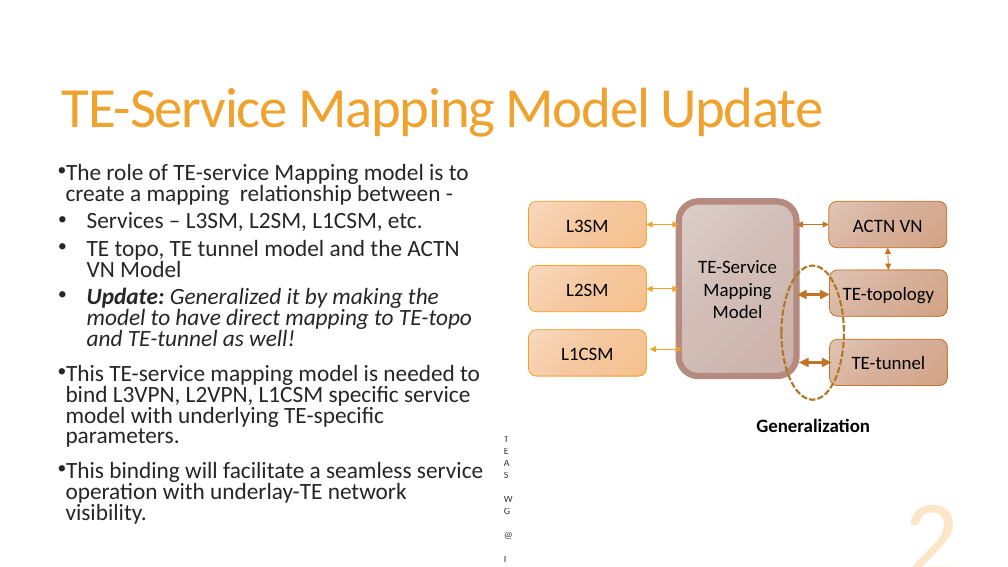
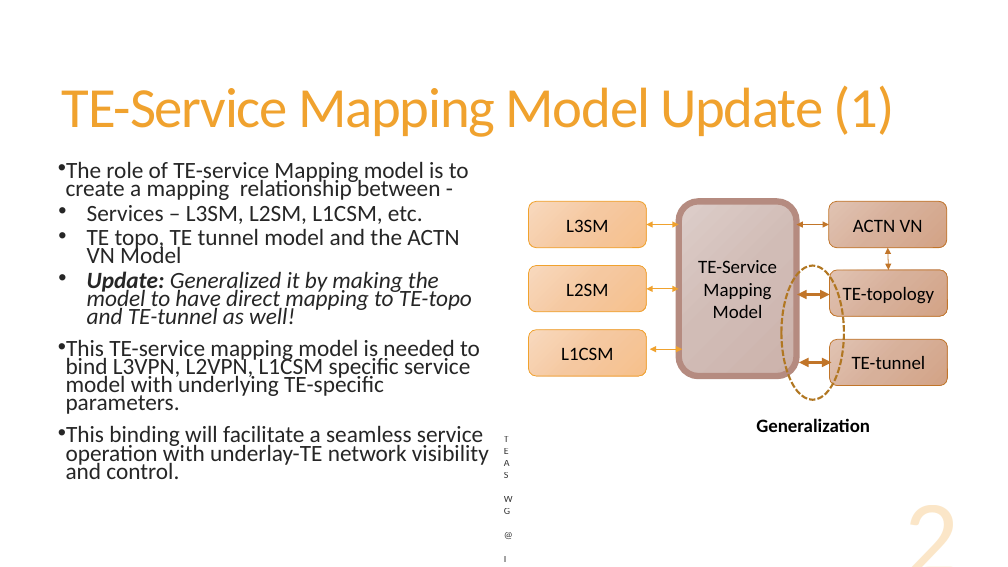
Before and after one commit to dhruvdhody-huawei/102, a slide deck: slide 2 of TEAS_draft-lee-teas-te-service-mapping-yang-08_IETF102-V2.pptx. Drawn at 1008x567 pixels with LibreOffice and Linux fonts; fonts in the diff are those of the drawing. Boxes give left, top, right and bottom in pixels: in the first picture for what was removed or moved away, otherwise in the second. Text is boxed around its words. In the diff, an @@ line names an element or a change of style, - is before the commit and + after.

```diff
--- a/TEAS_draft-lee-teas-te-service-mapping-yang-08_IETF102-V2.pptx
+++ b/TEAS_draft-lee-teas-te-service-mapping-yang-08_IETF102-V2.pptx
@@ title at (x1=62, y1=85, x2=895, y2=137): text changed @@
-TE-Service Mapping Model Update
+TE-Service Mapping Model Update (1)
@@ text at (x1=66, y1=161, x2=480, y2=414): line spacing 0.75 to 0.65 @@
@@ text at (x1=66, y1=425, x2=489, y2=479): text changed @@
-• This binding will facilitate a seamless service operation with underlay-TE network visibility.
+• This binding will facilitate a seamless service operation with underlay-TE network visibility and control.
```
Also in this commit, not shown: 4 other slides changed, 1 slide added, 2 other files.
